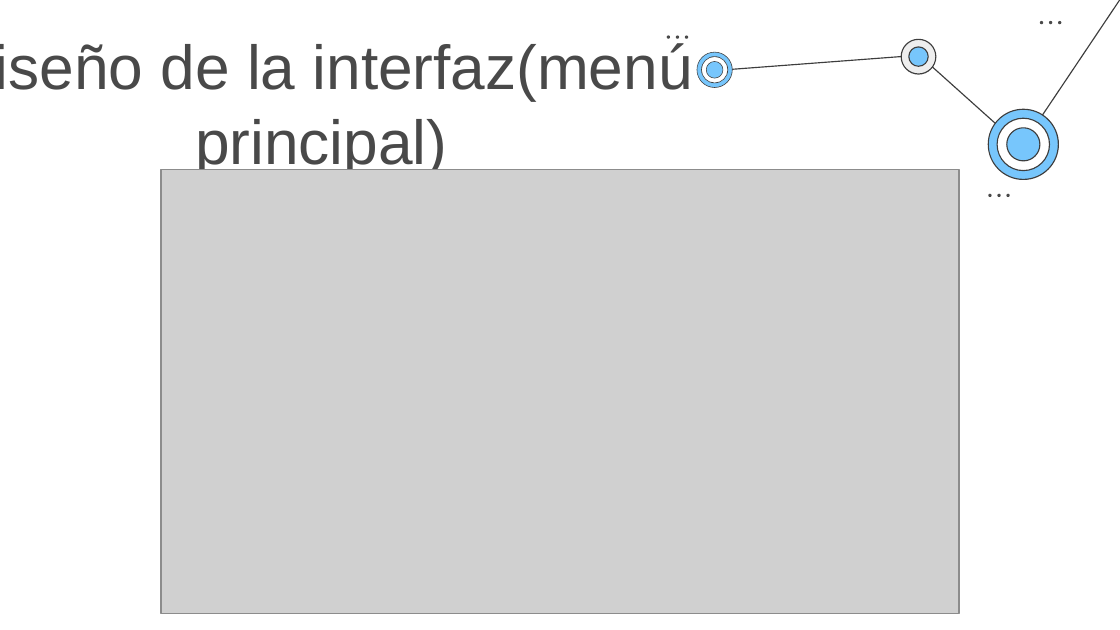
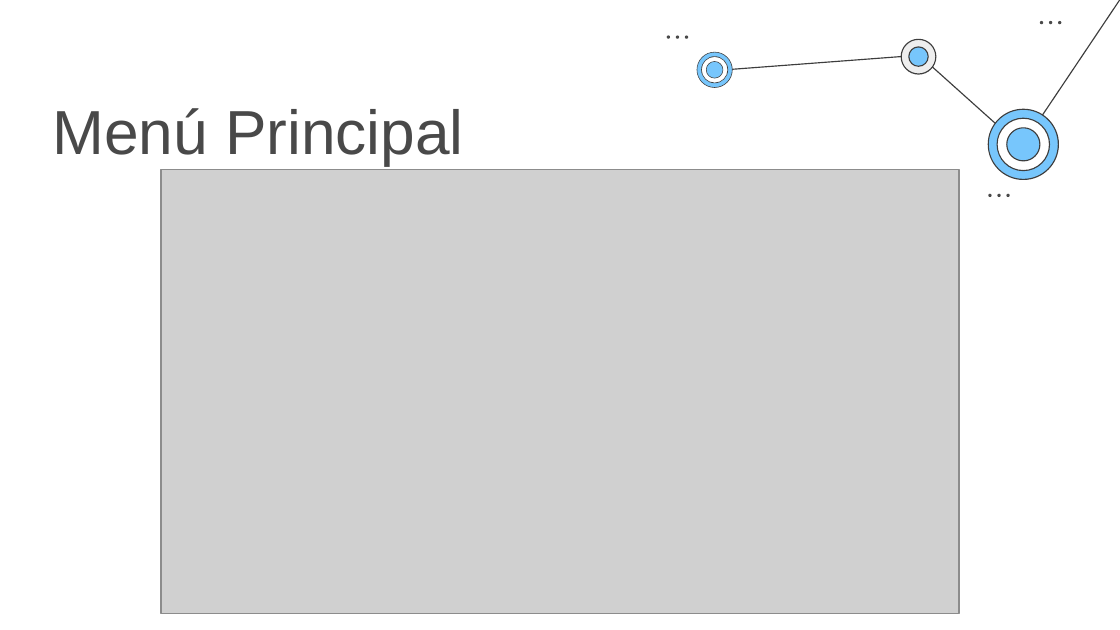
Before and after one commit to elias-gill-UNA/Compartido, a slide deck: slide 11 of parcial2/PresentacionSegundoParcial.pptx (slide 12 before the commit). Drawn at 1120x630 pixels with LibreOffice and Linux fonts; fonts in the diff are those of the drawing; grey boxes stand for pictures. Boxes give left, top, right and bottom in pixels: in the first picture for what was removed or moved away, otherwise in the second. Text is boxed around its words. In the diff, an @@ line names an element or a change of style, - is before the commit and + after.

```diff
--- a/parcial2/PresentacionSegundoParcial.pptx
+++ b/parcial2/PresentacionSegundoParcial.pptx
@@ text at <box>53,108,463,165</box>: text changed @@
-Diseño de la interfaz(menú principal)
+Menú Principal
```
Also in this commit, not shown: 14 other slides changed, 2 slides added, 2 slides removed, 12 other files.
